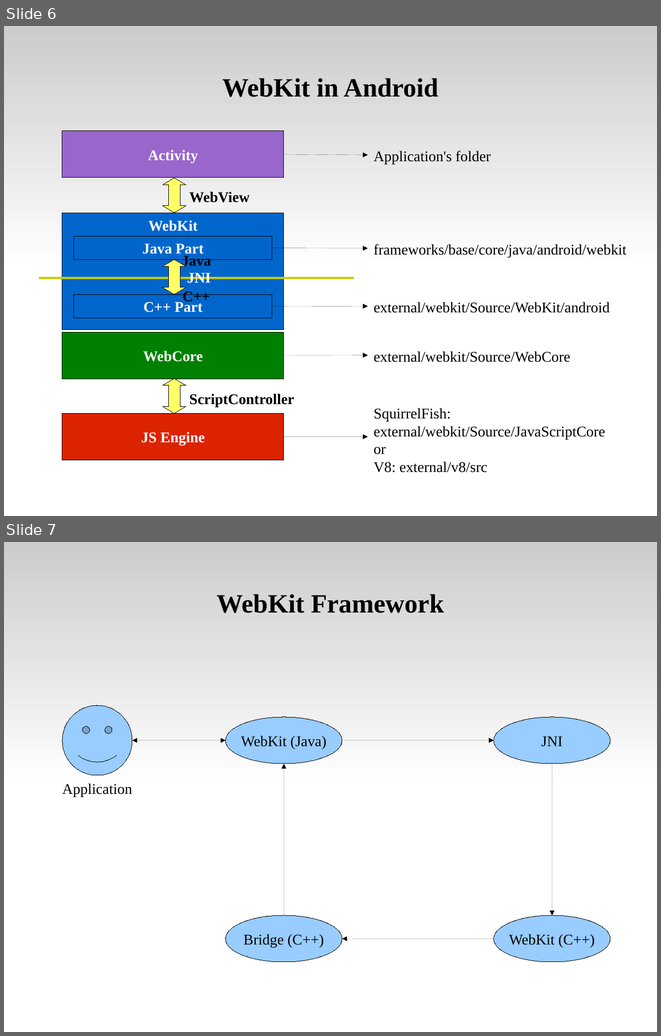
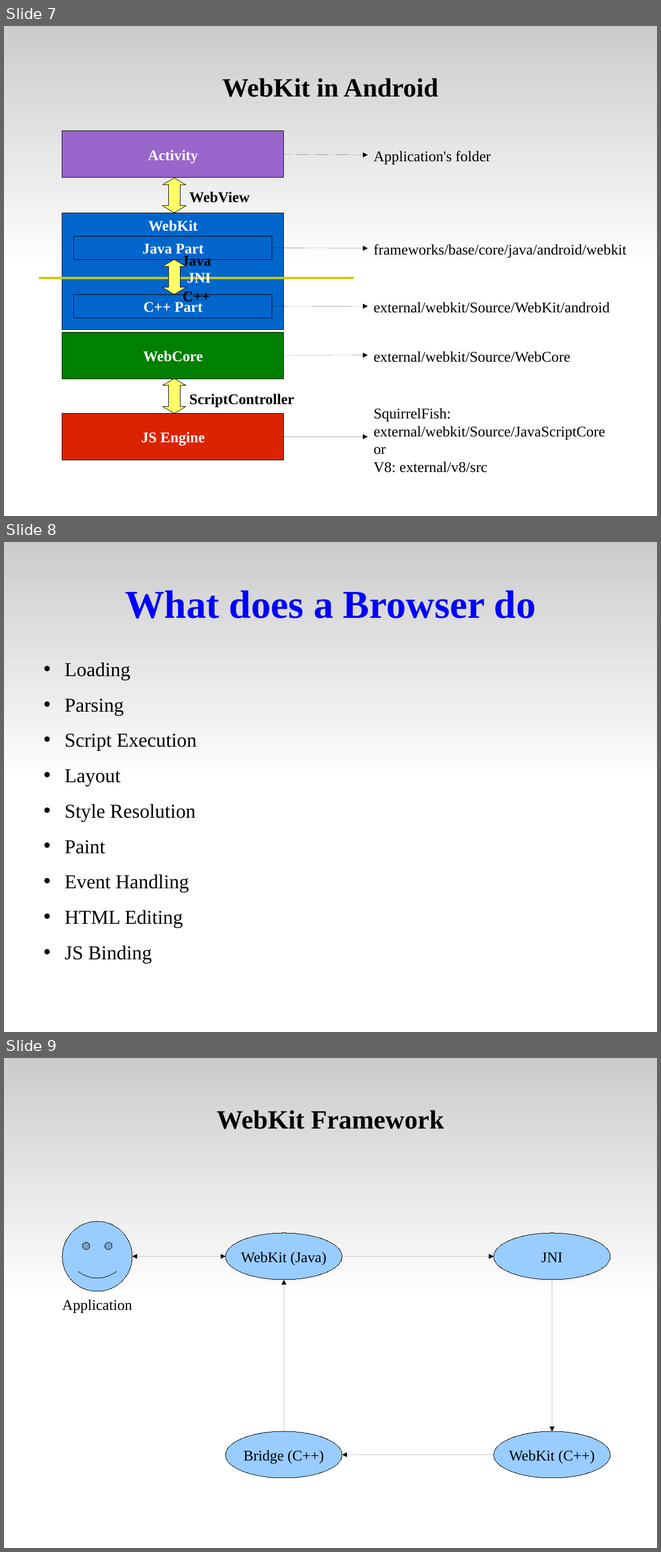
Before and after one commit to tsaicw/browser_research, a slide deck: WebKit/WebKit.odp. Shown one above the other, each under a label of ours: slides 6 and 7 before the commit, slides 7, 8 and 9 after it. The pictures are 661x1036 and 661x1552 pixels, drawn with LibreOffice and Linux fonts; fonts in the diff are those of the drawing. Boxes give left, top, right and bottom in pixels: in the first picture for what was removed or moved away, otherwise in the second. Text is boxed around its words. In the diff, an @@ line names an element or a change of style, - is before the commit and + after.

Commit message:
[WebKit]   Modify the "Table of Contents" page.   Modify the "What is Chrome" page.

```diff
--- a/WebKit/WebKit.odp
+++ b/WebKit/WebKit.odp
@@ slide 8 added at [4, 542, 657, 1032], background #FFFFFF; not listed: 1 template element that a slide beside it also shows @@
@@ title added at [125, 590, 536, 618], 48 pt, text #0000FF, bold @@
+What does a Browser do
@@ text added at [64, 662, 197, 963], 24 pt, text #000000 @@
+• Loading
+• Parsing
+• Script Execution
+• Layout
+• Style Resolution
+• Paint
+• Event Handling
+• HTML Editing
+• JS Binding
@@ what was slide 6 is now slide 7 @@
@@ what was slide 7 is now slide 9 @@
```
Also in this commit, not shown: 7 slides changed, 1 other slide added, 3 slides removed.
